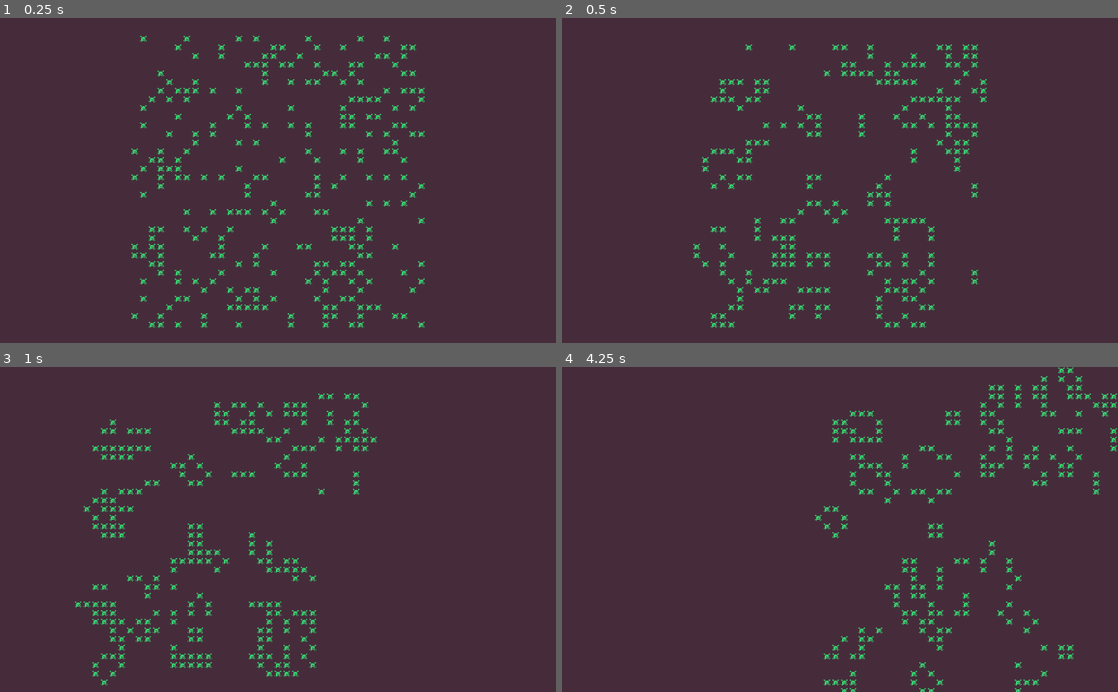
Above: before the commit, frames 1-4 (two rows, left to right).
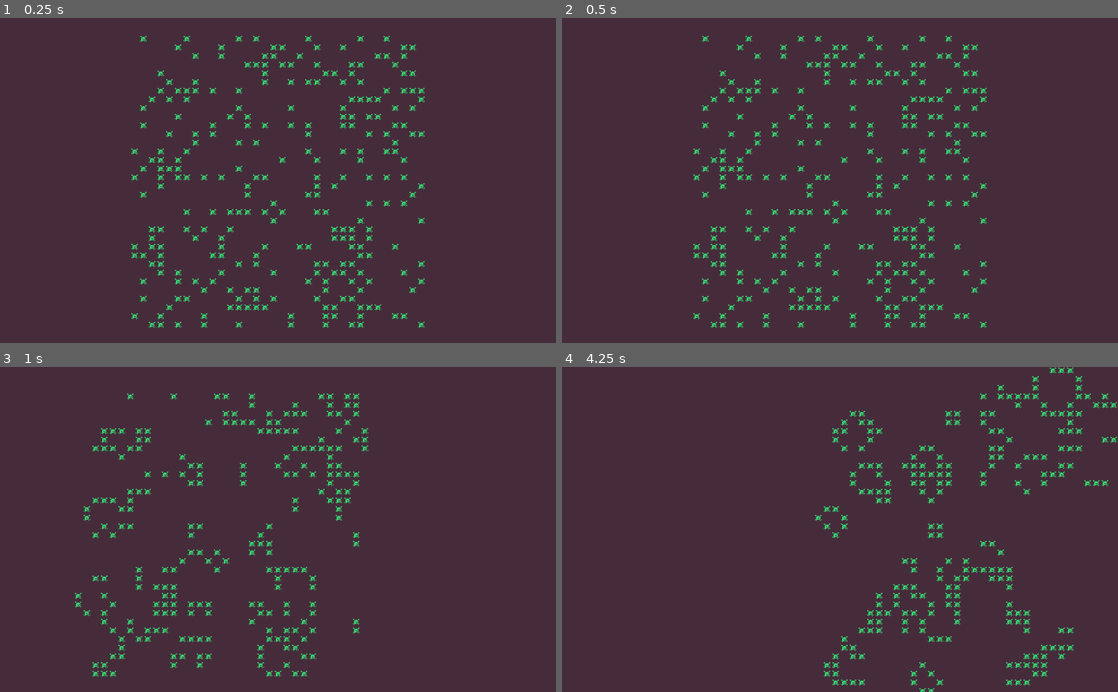
Above: after the commit, the same moments.

Repository: FoboCasteR/godot-gof
Game: Godot game, scene res://Main.tscn
The game is run twice, just before and just after one commit, with the same random seed, the same clock (stepped at 60 frames per second) and the same inputs.
Inputs (mouse positions are in pixels of both pictures, inside the frame that each line leads up to):
- Up to frame 1 (0.25 s): no input
- Up to frame 2 (0.5 s): no input
- Up to frame 3 (1 s): move the mouse to (400, 513) at 0.52 s; hold D (move_right) from 0.53 s (still down); hold = (zoom_in) from 0.53 s (still down); tap Space (ui_select) at 0.77 s
- Up to frame 4 (4.25 s): move the mouse to (728, 545) at 1.27 s; release D (move_right) at 1.28 s; release = (zoom_in) at 1.28 s; hold S (move_down) 1.28-2.03 s; tap - (zoom_out) at 1.35, 2.85 s; tap Space (ui_select) at 1.52, 3.02, 3.77 s; move the mouse to (895, 458) at 2.02 s; hold D (move_right) 2.03-2.78 s; hold = (zoom_in) 2.03-2.78 s; move the mouse to (812, 594) at 2.77 s; hold W (move_up) 2.78-3.53 s; move the mouse to (1006, 578) at 3.52 s; hold A (move_left) from 3.53 s (still down); hold = (zoom_in) from 3.53 s (still down)

Frame 1 is identical in both runs. In frame 2, 4.4% of the frame differs, in the area x 23-77%, y 5-96%; in frame 3, 2.9%; in frame 4, 2.8%.

Commit message:
Replace BitMap with arrays; Save number list as integer

Diff:
--- a/Board.gd
+++ b/Board.gd
@@ -3,12 +3,15 @@
 export(int) var alive_tile_id = 1
 export(int) var dead_tile_id = 0
 
-func draw_board(board: BitMap):
-	var size = board.get_size()
+func draw_board(board: Array):
+	var height := board.size()
+	var width := (board[0] as Array).size()
 
-	for row in size.y:
-		for col in size.x:
-			if board.get_bit(Vector2(col, row)):
-				set_cell(col, row, alive_tile_id)
+	for y in height:
+		var row := board[y] as Array
+
+		for x in width:
+			if row[x]:
+				set_cell(x, y, alive_tile_id)
 			else:
-				set_cell(col, row, dead_tile_id)
+				set_cell(x, y, dead_tile_id)
--- a/GameOfLife.gd
+++ b/GameOfLife.gd
@@ -1,14 +1,15 @@
 extends Node
 
-export(int, 3, 100) var width : = 10
-export(int, 3, 100) var height : = 10
+
+export(int, 3, 100) var width := 10
+export(int, 3, 100) var height := 10
 export(String) var rulestring := "B3/S23" setget set_rulestring
 
 signal next_generation(board)
 
-var boards: Array = []
-var birth_number_list: Array = [3]
-var survive_number_list: Array = [2, 3]
+var boards := []
+var birth_number_list := 0b0_0000_1000
+var survive_number_list := 0b0_0000_1100
 var neighbourhood: MooreNeighbourhood = MooreNeighbourhood.new()
 
 
@@ -24,20 +25,19 @@
 		Vector2(1, 1),
 	]
 
-	func count(board: BitMap, coords: Vector2) -> int:
-		var border := board.get_size()
+	func count(board: Array, coords: Vector2, borders: Vector2) -> int:
 		var count := 0
 
 		for offset in OFFSETS:
 			var new_coords = coords + offset
 
-			if new_coords.y < 0 or new_coords.y >= border.y:
+			if new_coords.y < 0 or new_coords.y >= borders.y:
 				continue
 
-			if new_coords.x < 0 or new_coords.x >= border.x:
+			if new_coords.x < 0 or new_coords.x >= borders.x:
 				continue
 
-			if board.get_bit(new_coords):
+			if board[new_coords.y][new_coords.x]:
 				count += 1
 
 		return count
@@ -46,6 +46,7 @@
 func _ready():
 	create_boards()
 
+
 func set_rulestring(value: String) -> void:
 	var regex = RegEx.new()
 	regex.compile("B(?<birth>.*)\/S(?<survive>.*)")
@@ -53,50 +54,60 @@
 	var regex_match = regex.search(value)
 
 	if regex_match:
-		birth_number_list = []
-		survive_number_list = []
+		birth_number_list = 0
+		survive_number_list = 0
 		rulestring = value
 
 		for digit in regex_match.get_string("birth"):
-			birth_number_list.append(int(digit))
+			birth_number_list |= 1 << int(digit)
 
 		for digit in regex_match.get_string("survive"):
-			survive_number_list.append(int(digit))
-
+			survive_number_list |= 1 << int(digit)
 	else:
 		printerr('Invalid rulestring')
 
+
 func create_boards() -> void:
 	for i in 2:
-		var bitmap = BitMap.new()
-		bitmap.create(Vector2(width, height))
-		boards.append(bitmap)
+		var board := []
+
+		for j in height:
+			var row := []
+			row.resize(width)
+			board.append(row)
+
+		boards.append(board)
+
 
 func next_generation():
-	for row in height:
-		for col in width:
-			var coords = Vector2(col, row)
-			boards[1].set_bit(coords, next_cell_state(coords))
+	var front_board := boards[0] as Array
+	var back_board := boards[1] as Array
+	var borders := Vector2(width, height)
+
+	for y in height:
+		var row := front_board[y] as Array
+
+		for x in width:
+			var neighbor_count := neighbourhood.count(front_board, Vector2(x, y), borders)
+
+			if row[x]:
+				back_board[y][x] = survive_number_list & 1 << neighbor_count
+			else:
+				back_board[y][x] = birth_number_list & 1 << neighbor_count
+
 	boards.invert()
-	emit_signal("next_generation", boards[0])
 
-func next_cell_state(coords: Vector2) -> bool:
-	var neighbor_count := neighbourhood.count(boards[0], coords)
+	emit_signal("next_generation", front_board)
 
-	if boards[0].get_bit(coords):
-		return survive_number_list.has(neighbor_count)
-	else:
-		return birth_number_list.has(neighbor_count)
 
 func generate_soup():
-#	# Glider:
-#	for v in [Vector2(1, 0), Vector2(2, 1), Vector2(0, 2), Vector2(1, 2), Vector2(2, 2)]:
-#		boards[0].set_bit(v, true)
-
 	var h_boundary = range(floor(width * 0.33), ceil(width * 0.67))
 	var v_boundary = range(floor(height * 0.33), ceil(height * 0.67))
+	var front_board := boards[0] as Array
 
-	for row in h_boundary:
-		for col in v_boundary:
+	for y in h_boundary:
+		var row := front_board[y] as Array
+
+		for x in v_boundary:
 			if int(randf() > 0.8):
-				boards[0].set_bit(Vector2(col, row), true)
+				row[x] = true
